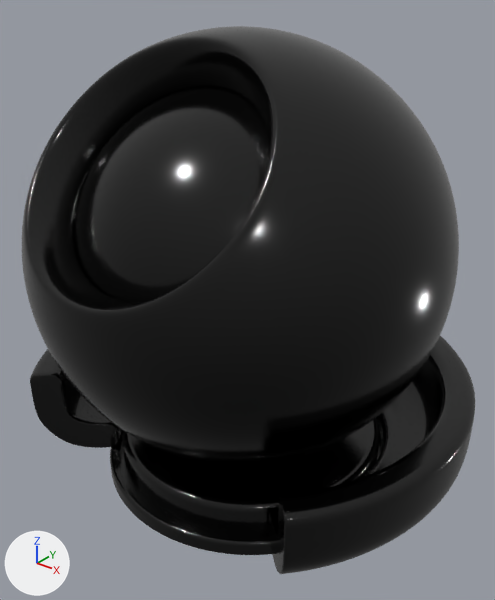
The glTF model docs/data/RTS/standard_surface_glass_tinted.mtlx.glb, before and after one commit.
Rendered twice from a camera (50 mm lens) standing at (1.76, -2.26, 2.3) and looking at (-0.04, -0.01, 0.9). The axes (+X, +Y, +Z) are drawn at lower left. The lights are the same throughout.

Objects in the first picture: 'Calibration_Mesh', 'Preview_Mesh'.
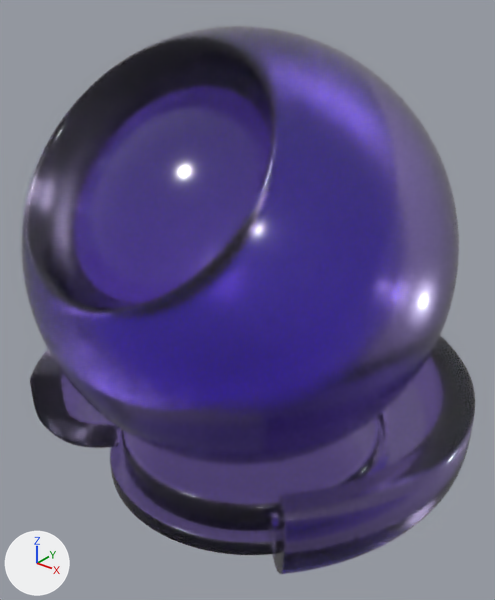
Location of each change, [x1, y1, x2, y2] in pixels of the pictures (495 x 600 px):
'Preview_Mesh', recoloured
    both: [22, 26, 474, 574]
'Calibration_Mesh', recoloured
    both: [74, 86, 382, 555]

The change, as a list of edits to the scene's bpy script:
```text
Add mat_sr_glass_tinted:
    mat_sr_glass_tinted = principled_material('SR_glass_tinted')
    mat_sr_glass_tinted.base_color = (0.486, 0.349, 1.0)  # purple #b99fff
    mat_sr_glass_tinted.roughness = 0.149
    mat_sr_glass_tinted.transmission_weight = 1.0
Change me_preview_mesh:
    where me_preview_mesh.from_pydata(...)  # 35408 vertices, 70808 faces; spans x -1.13..1.02, y -0.98..1.11, z 0.08..2.09
    remove me_preview_mesh.materials.append(mat_sr_glass_tinted_baked)  # black #000000
    add me_preview_mesh.materials.append(mat_sr_glass_tinted)  # purple #b99fff
Change me_calibration_mesh:
    where me_calibration_mesh.from_pydata(...)  # 8732 vertices, 17456 faces; spans x -0.78..0.67, y -0.78..0.76, z 0.0..1.9
    remove me_calibration_mesh.materials.append(mat_sr_glass_tinted_baked)  # black #000000
    add me_calibration_mesh.materials.append(mat_sr_glass_tinted)  # purple #b99fff
```
